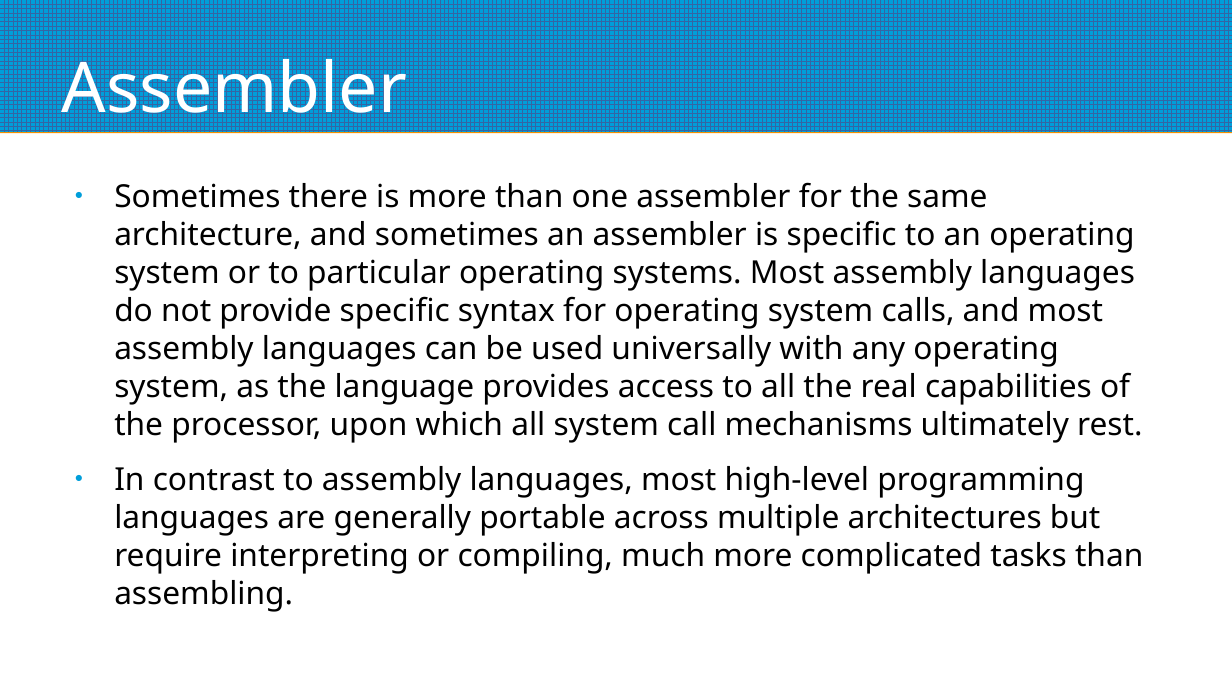
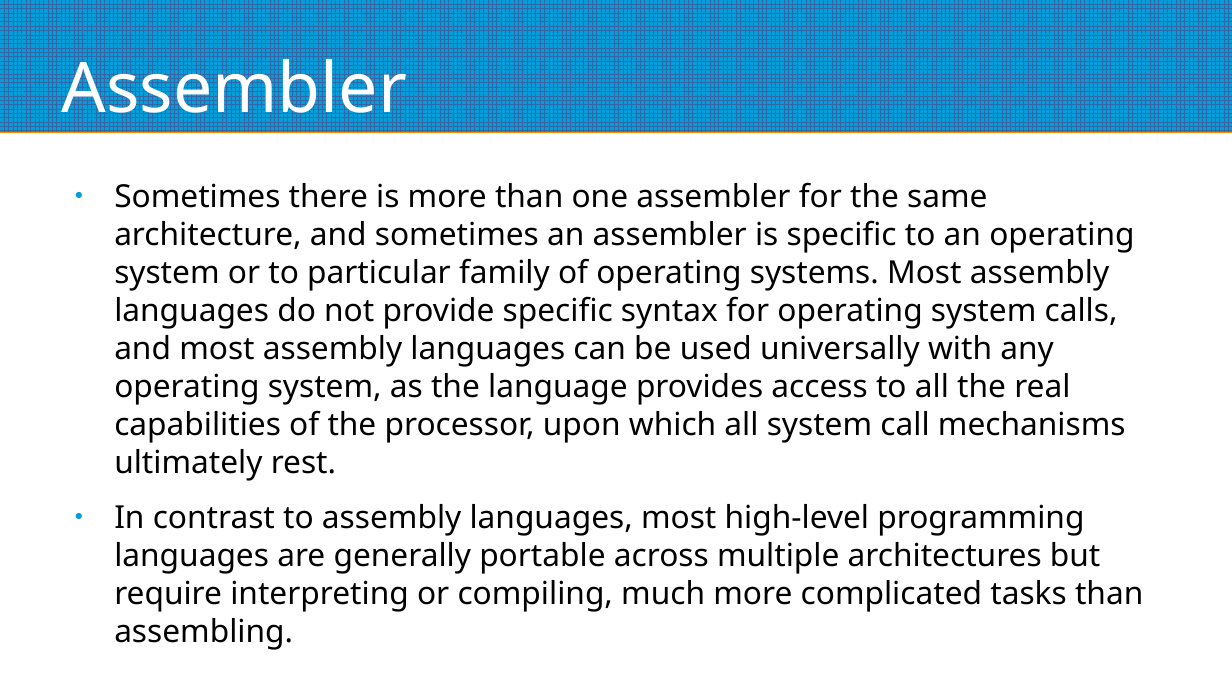
Before and after one commit to mggates39/Programming-With-CPM, a slide deck: slide 45 of CPM_Programming_Slides.odp (slide 43 before the commit). Drawn at 1232x693 pixels with LibreOffice and Linux fonts; fonts in the diff are those of the drawing. Boxes give left, top, right and bottom in pixels: in the first picture for what was removed or moved away, otherwise in the second. Text is boxed around its words. In the diff, an @@ line names an element or a change of style, - is before the commit and + after.

```diff
--- a/CPM_Programming_Slides.odp
+++ b/CPM_Programming_Slides.odp
@@ text at (114,182,1134,481): text changed @@
-● Sometimes there is more than one assembler for the same architecture, and sometimes an assembler is specific to an operating system or to particular operating systems. Most assembly languages do not provide specific syntax for operating system calls, and most assembly languages can be used universally with any operating system, as the language provides access to all the real capabilities of the processor, upon which all system call mechanisms ultimately rest.
+● Sometimes there is more than one assembler for the same architecture, and sometimes an assembler is specific to an operating system or to particular family of operating systems. Most assembly languages do not provide specific syntax for operating system calls, and most assembly languages can be used universally with any operating system, as the language provides access to all the real capabilities of the processor, upon which all system call mechanisms ultimately rest.
```
Also in this commit, not shown: 9 other slides changed, 2 slides added, 1 other file.
